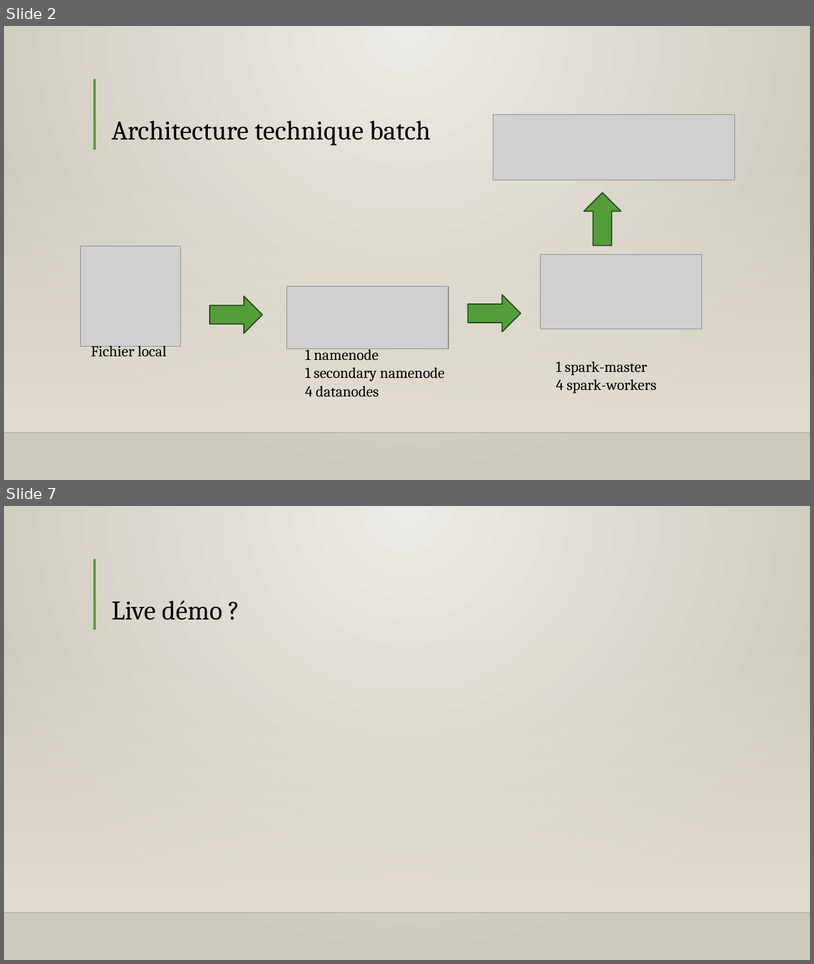
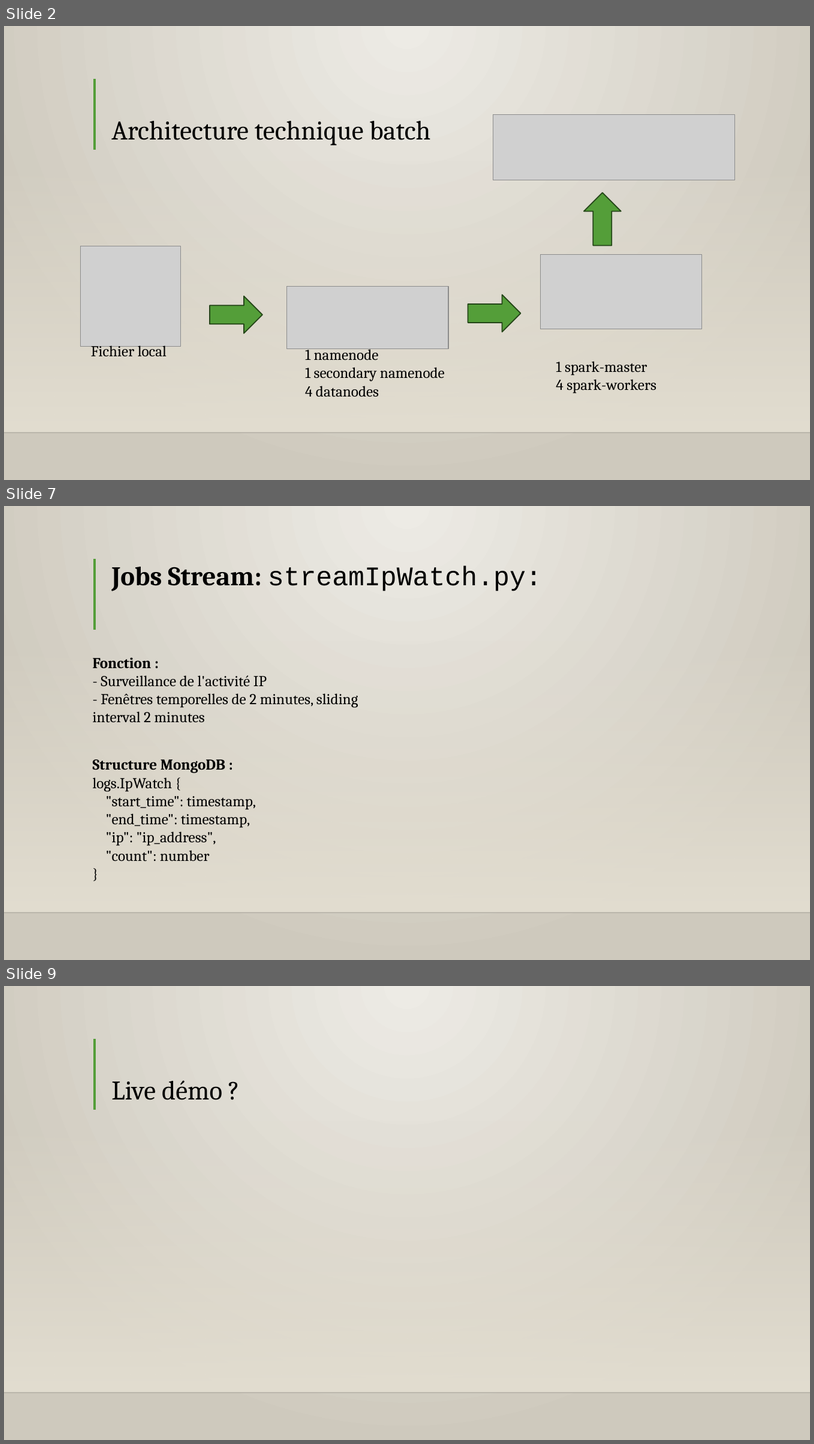
Before and after one commit to Lore9820/projet_architecture_distribue, a slide deck: presentation_projet_clement_lore.pptx. Shown one above the other, each under a label of ours: slides 2 and 7 before the commit, slides 2, 7 and 9 after it; the slides between them are not shown. The pictures are 814x964 and 814x1444 pixels, drawn with LibreOffice and Linux fonts; fonts in the diff are those of the drawing; grey boxes stand for pictures; background and template pictures are left out. Boxes give left, top, right and bottom in pixels: in the first picture for what was removed or moved away, otherwise in the second. Text is boxed around its words. In the diff, an @@ line names an element or a change of style, - is before the commit and + after.

```diff
--- a/presentation_projet_clement_lore.pptx
+++ b/presentation_projet_clement_lore.pptx
@@ slide 7 added at (x1=4, y1=506, x2=810, y2=960), background gradient #EEECE6 to #CEC9BE; not listed: 3 template elements that a slide beside it also shows @@
@@ title added at (x1=111, y1=566, x2=542, y2=591), 32 pt, text #000000 @@
+Jobs Stream: streamIpWatch.py:
@@ text added at (x1=93, y1=657, x2=358, y2=723), 18 pt, text #000000 @@
+Fonction :
+- Surveillance de l'activité IP
+- Fenêtres temporelles de 2 minutes, sliding interval 2 minutes
@@ text added at (x1=93, y1=759, x2=256, y2=861), 18 pt, text #000000 @@
+Structure MongoDB :
+logs.IpWatch {
+"start_time": timestamp,
+"end_time": timestamp,
+"ip": "ip_address",
+"count": number
+}
@@ what was slide 7 is now slide 9 @@
```
Also in this commit, not shown: 2 slides changed, 3 other slides added, 2 slides removed.
